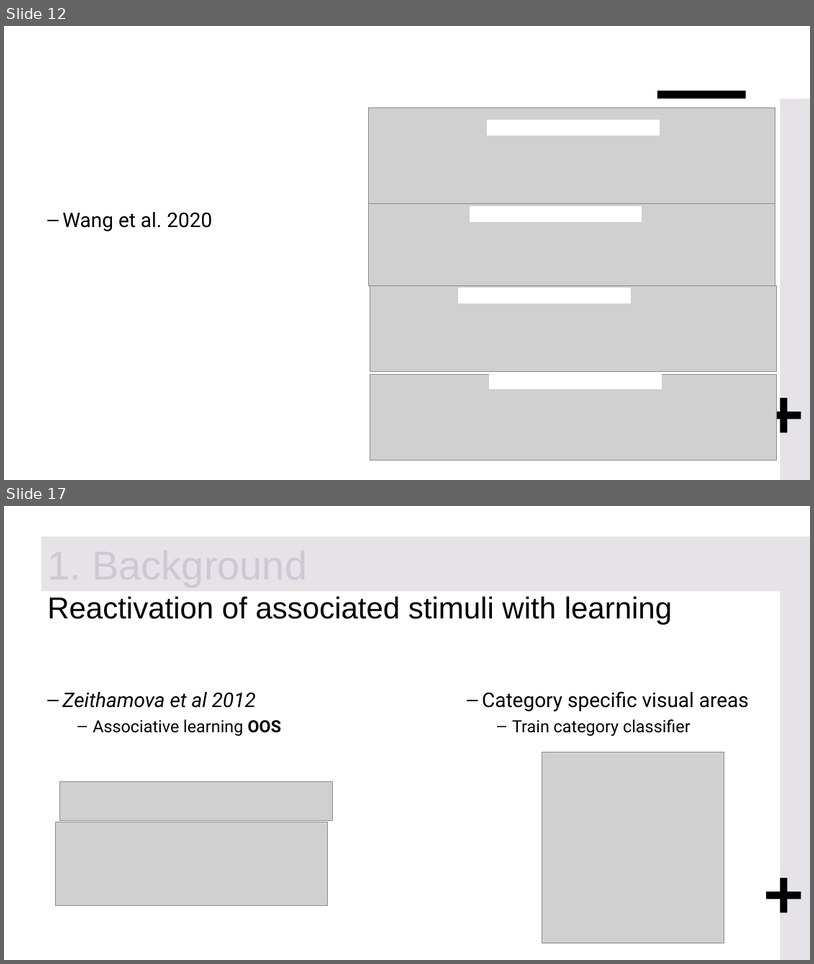
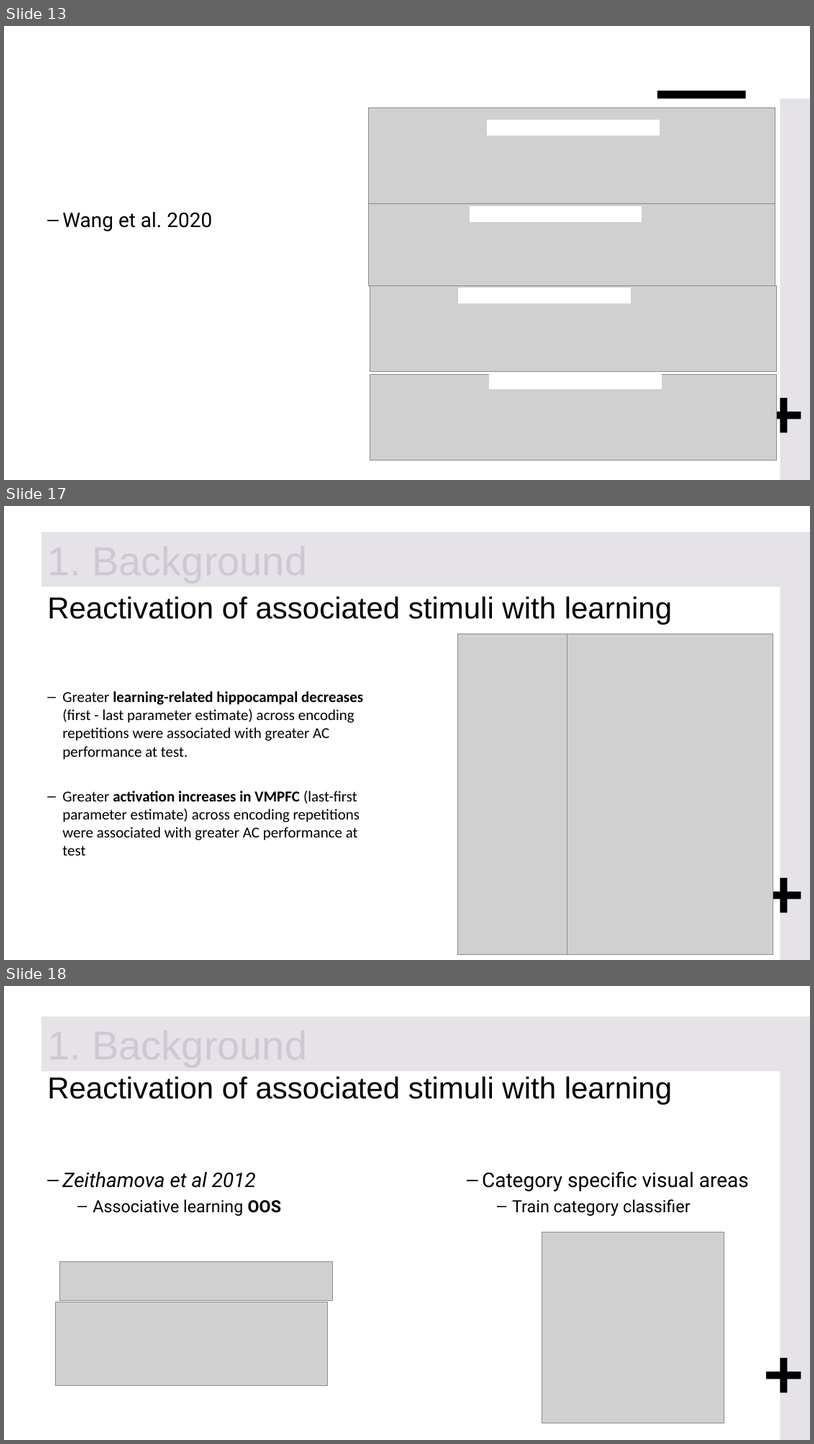
Before and after one commit to FlorianLeprevost/SemLink, a slide deck: BionPres2.pptx. Shown one above the other, each under a label of ours: slides 12 and 17 before the commit, slides 13, 17 and 18 after it; the slides between them are not shown. The pictures are 814x964 and 814x1444 pixels, drawn with LibreOffice and Linux fonts; fonts in the diff are those of the drawing; grey boxes stand for pictures. Boxes give left, top, right and bottom in pixels: in the first picture for what was removed or moved away, otherwise in the second. Text is boxed around its words. In the diff, an @@ line names an element or a change of style, - is before the commit and + after.

```diff
--- a/BionPres2.pptx
+++ b/BionPres2.pptx
@@ slide 17 added at (4,506,810,960), background #FFFFFF; not listed: 2 template elements that a slide beside it also shows @@
@@ rectangle added at (41,532,810,587), fill #E5E2E8 @@
@@ title added at (47,596,672,625), 36 pt, text #000000 @@
+Reactivation of associated stimuli with learning
@@ picture added at (458,633,567,955) @@
@@ picture added at (567,633,773,955) @@
@@ text added at (62,691,363,855), 18 pt, text #000000 @@
+– Greater learning-related hippocampal decreases (first - last parameter estimate) across encoding repetitions were associated with greater AC performance at test.
+– Greater activation increases in VMPFC (last-first parameter estimate) across encoding repetitions were associated with greater AC performance at test
@@ what was slide 12 is now slide 13 @@
@@ what was slide 17 is now slide 18 @@
```
Also in this commit, not shown: 1 slide changed, 1 other file.
